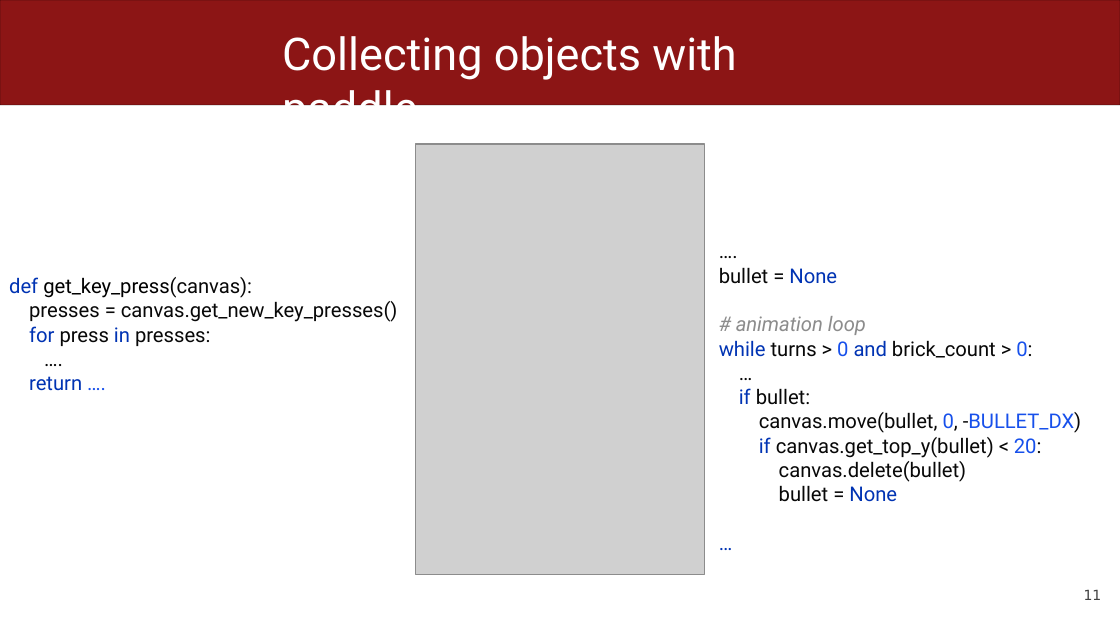
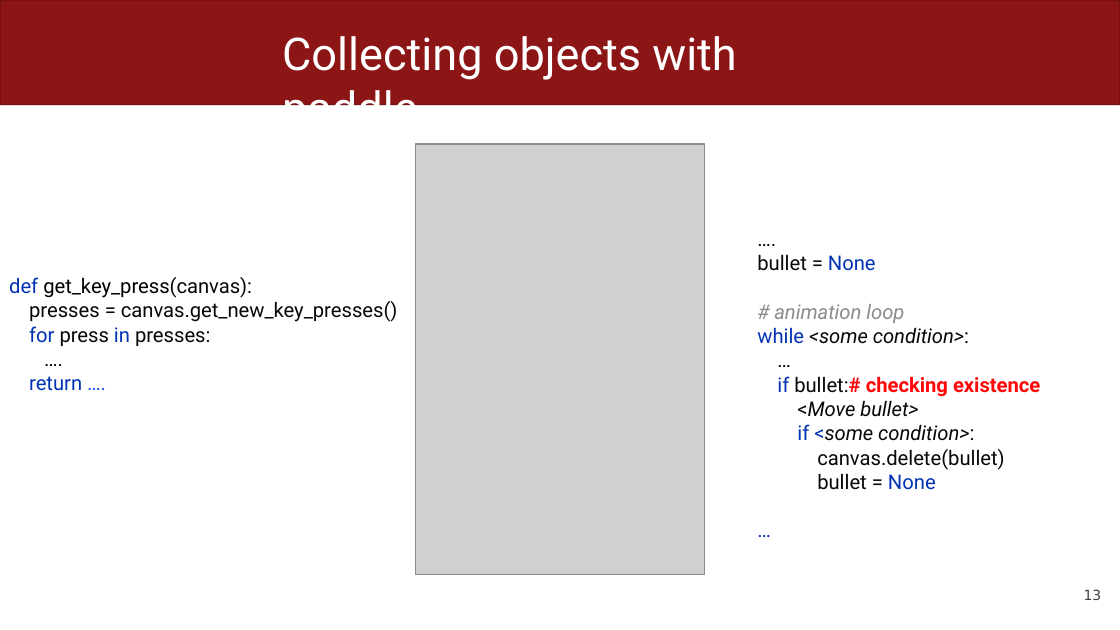
Before and after one commit to csbridge/turkey-21-website, a slide deck: slide 13 of docs/slides/Lecture15.pptx (slide 11 before the commit). Drawn at 1120x630 pixels with LibreOffice and Linux fonts; fonts in the diff are those of the drawing; grey boxes stand for pictures. Boxes give left, top, right and bottom in pixels: in the first picture for what was removed or moved away, otherwise in the second. Text is boxed around its words. In the diff, an @@ line names an element or a change of style, - is before the commit and + after.

```diff
--- a/docs/slides/Lecture15.pptx
+++ b/docs/slides/Lecture15.pptx
@@ text "….": place and size @@
-text "…." at [719,267,1081,502]
+text "…." at [757,254,1040,490]
@@ text at [757,327,969,344]: text changed; italic on @@
-while turns > 0 and brick_count > 0:
+while <some condition>:
@@ text at [777,376,1040,441]: text changed @@
-if bullet:
-canvas.move(bullet, 0, -BULLET_DX)
-if canvas.get_top_y(bullet) < 20:
+if bullet:# checking existence
+<Move bullet>
+if <some condition>:
@@ page number at [1084,589,1102,600]: text changed @@
-11
+13
```
Also in this commit, not shown: 3 other slides changed, 2 slides added, 1 other file.
